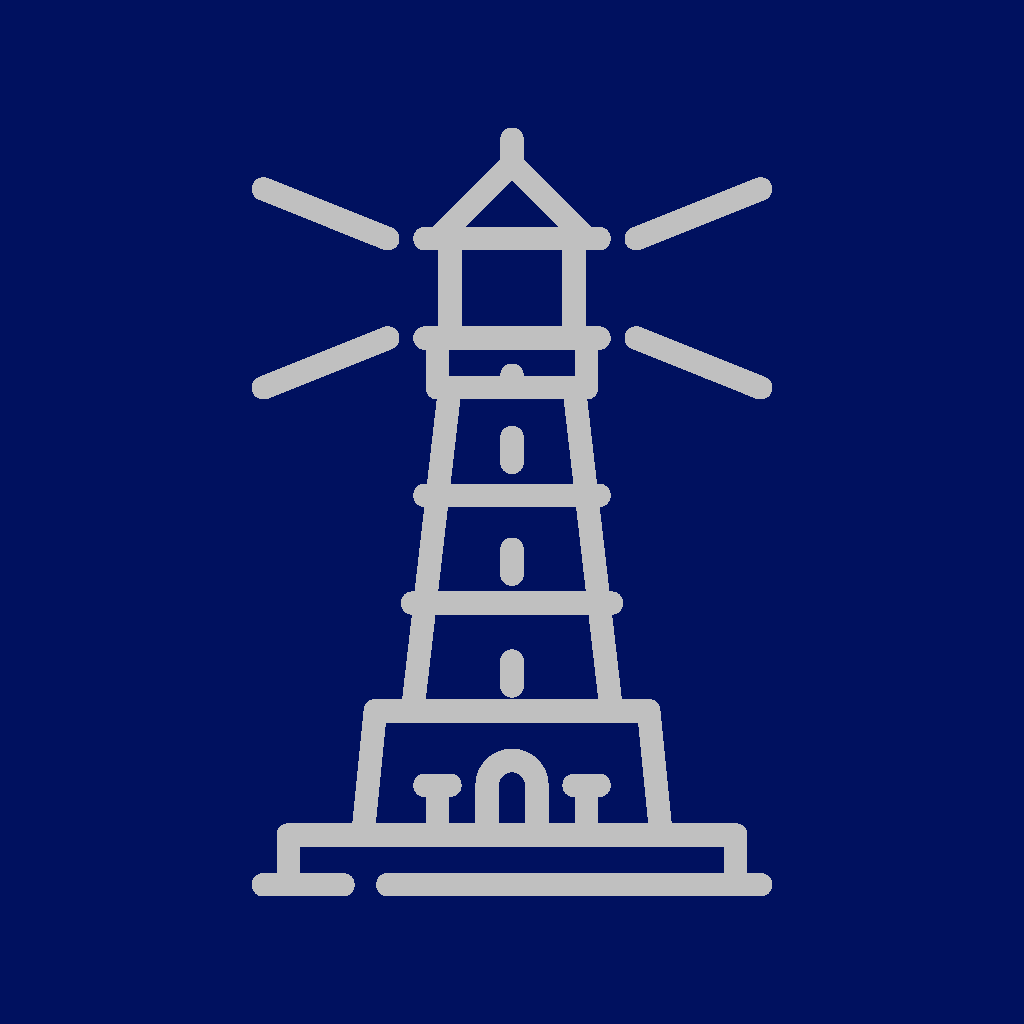
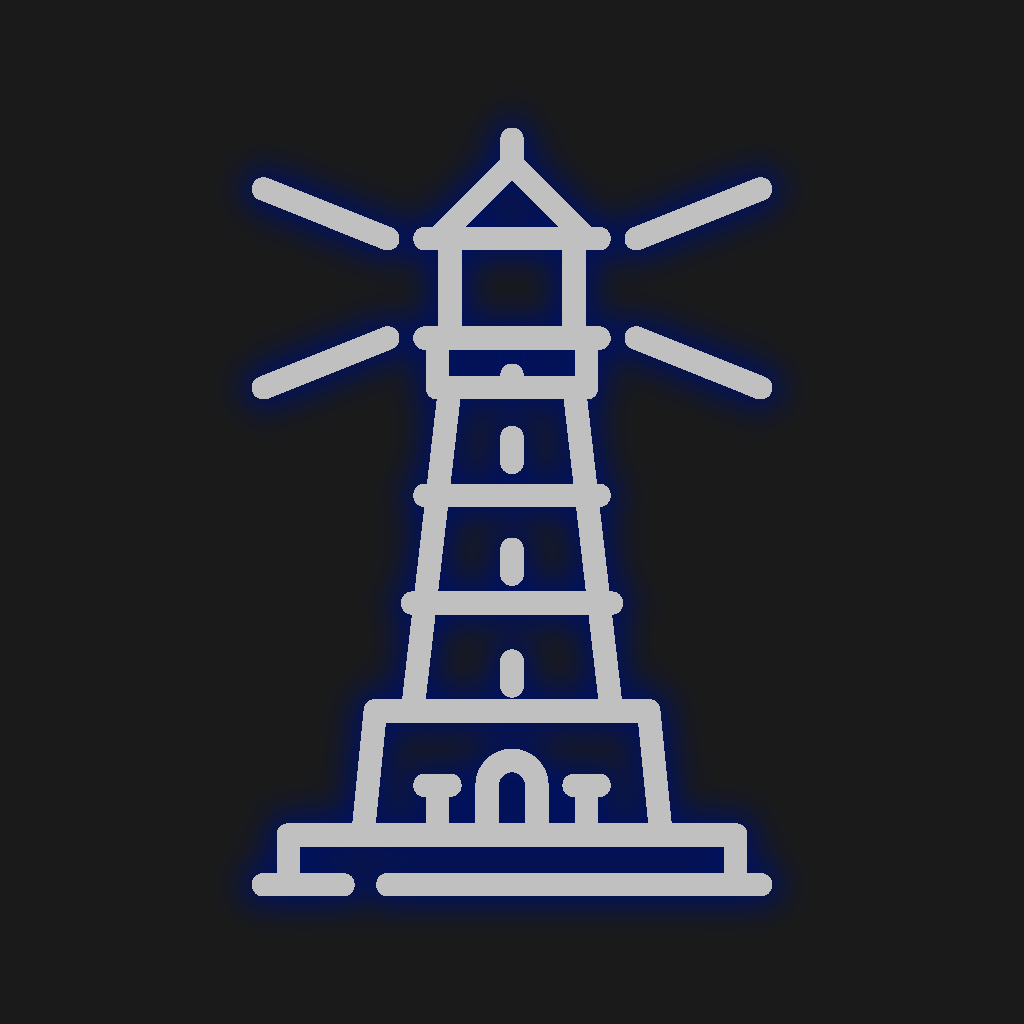
The second (1024, 1024) image is a revision of the first. Changes to its layers:
added layer "Свечение" above "Видимая часть" over box(178, 54, 846, 975)
painted on "Видимая часть" over box(0, 2, 1022, 1024)
hid "Фон" over box(0, 0, 1024, 1024)
added layer "Фон #1" over box(0, 0, 1024, 1024)
